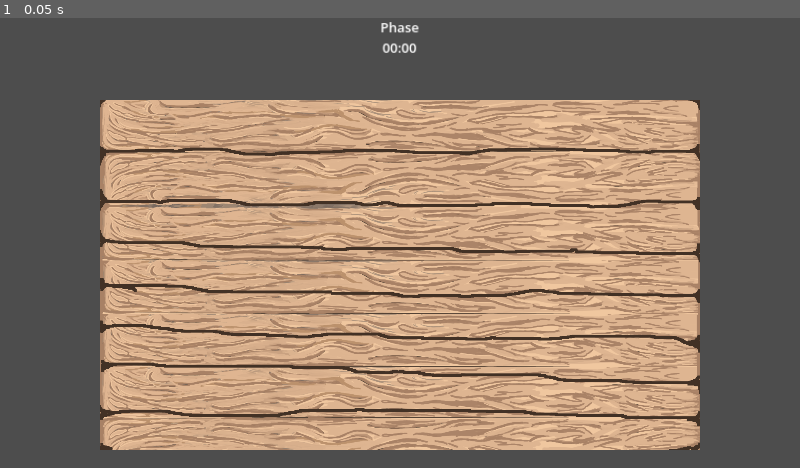
Above: before the commit, frame 1.
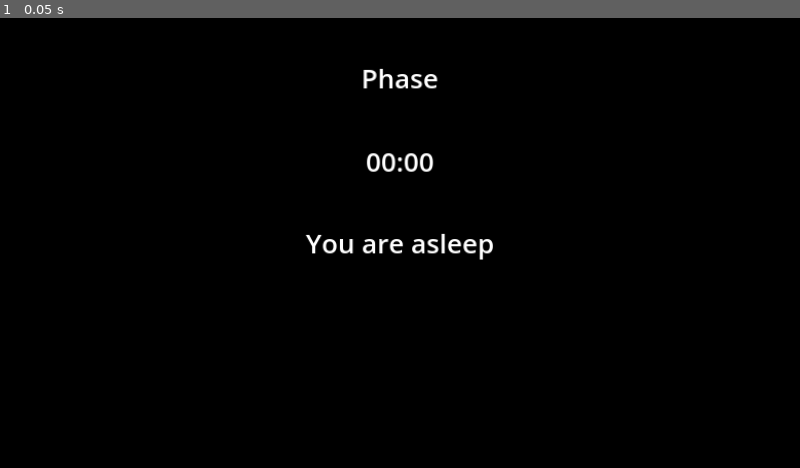
Above: after the commit, the same moment.

Repository: miikapalosaari/werewolfgame
Game: Godot game, scene res://scenes/MainScene.tscn
Same seed, same stepped clock (60 frames per second), same inputs: the game is played once before the commit and once after it. This scene is started directly instead of the project's main scene.
Inputs:
- Up to frame 1 (0.05 s): no input

The runs differ from the first frame. In frame 1, 100% of the frame differs, in the area x 0-100%, y 0-100%.

Commit message:
Päivitetty mainscenen ui:ta

Diff:
--- a/scenes/MainScene.tscn
+++ b/scenes/MainScene.tscn
@@ -74,7 +74,6 @@
 text = "Skip"
 
 [node name="CanvasLayer" type="CanvasLayer" parent="."]
-visible = false
 
 [node name="BlackoutOverlay" type="ColorRect" parent="CanvasLayer"]
 offset_right = 1920.0
@@ -103,13 +102,28 @@
 anchors_preset = 5
 anchor_left = 0.5
 anchor_right = 0.5
-offset_left = -41.0
-offset_top = 256.0
-offset_right = 41.0
-offset_bottom = 301.0
+offset_left = -82.0
+offset_top = 300.0
+offset_right = 82.0
+offset_bottom = 388.0
 grow_horizontal = 2
 theme_override_font_sizes/font_size = 64
 text = "00:00"
+horizontal_alignment = 1
+vertical_alignment = 1
+
+[node name="PhaseLabel" type="Label" parent="CanvasLayer/BlackoutOverlay"]
+layout_mode = 1
+anchors_preset = 5
+anchor_left = 0.5
+anchor_right = 0.5
+offset_left = -23.5
+offset_top = 100.0
+offset_right = 23.5
+offset_bottom = 123.0
+grow_horizontal = 2
+theme_override_font_sizes/font_size = 64
+text = "Phase"
 horizontal_alignment = 1
 vertical_alignment = 1
 
@@ -139,7 +153,7 @@
 [node name="BackgroundRect" type="ColorRect" parent="WinnerLayer"]
 offset_right = 1920.0
 offset_bottom = 1080.0
-color = Color(0.28485, 0.28485, 0.28485, 1)
+color = Color(0, 0, 0, 1)
 
 [node name="Label" type="Label" parent="WinnerLayer/BackgroundRect"]
 layout_mode = 1
--- a/scripts/MainScene.gd
+++ b/scripts/MainScene.gd
@@ -24,6 +24,11 @@
 @onready var fadeRect: ColorRect = $FadeCanvasLayer/FadeColorRect
 @onready var currentRoleAwake: Label = $CanvasLayer/BlackoutOverlay/Label
 
+func isSelfDead() -> bool:
+	var selfID = localState.get("selfID")
+	return localState.get("players", {}).get(selfID, {}).get("alive", true) == false
+
+
 func _ready():
 	if GameManager.pendingTimerStart.size() > 0:
 		var t = GameManager.pendingTimerStart
@@ -60,29 +65,47 @@
 	var nightInfo = state["nightInfo"]
 	updatePlayersInRect()
 	$TopUI/PhaseLabel.text = localState["phase"]
+	$CanvasLayer/BlackoutOverlay/PhaseLabel.text = localState["phase"]
+
+	if isSelfDead():
+		selectionMode = SelectionMode.NONE
+		isAwake = false
+		hideDayDecisionUI()
+		$CanvasLayer.visible = false
+		currentRoleAwake.text = ""
+		$TopLeftUI/RoleLabel.text = "Spectator"
+		$TopLeftUI/HintLabel.text = "You are dead. Watching the game."
+		if fadeTween:
+			fadeTween.kill()
+		fadeRect.visible = false
+		return
 
 	match localState["phase"]:
 		"Night":
 			hideDayDecisionUI()
 			if nightInfo["youAreAwake"]:
 				showNightHint(nightInfo)
+			else:
+				$TopLeftUI/RoleLabel.text = "Your role: " + str(localState["players"][localState["selfID"]].get("role", "unknown"))
+				$TopLeftUI/HintLabel.text = ""
+
 			if nightInfo.has("awakeRole") and nightInfo["awakeRole"] != "":
 				currentRoleAwake.text = "Role awake: " + nightInfo["awakeRole"]
 			else:
 				currentRoleAwake.text = ""
-			$TopLeftUI/RoleLabel.visible = true
-			$TopLeftUI/HintLabel.visible = true
 		"Day":
 			isAwake = true
 			selectionMode = SelectionMode.NONE
 			currentRoleAwake.text = ""
-			hideNightUI()
+			$TopLeftUI/RoleLabel.text = "Your role: " + str(localState["players"][localState["selfID"]].get("role", "unknown"))
+			$TopLeftUI/HintLabel.text = "Start vote or skip to next night"
 		"Voting":
 			isAwake = true
 			selectionMode = SelectionMode.VOTE
 			currentRoleAwake.text = ""
 			hideDayDecisionUI()
-			hideNightUI()
+			$TopLeftUI/RoleLabel.text = "Your role: " + str(localState["players"][localState["selfID"]].get("role", "unknown"))
+			$TopLeftUI/HintLabel.text = "Vote Player by clicking a player"
 
 func updatePlayersInRect() -> void:
 	# Clear previous players (except layout rectangle)
@@ -207,6 +230,9 @@
 		index += 1
 
 func onPlayerSelected(peerID: int) -> void:
+	if isSelfDead():
+		return
+
 	if not localState["players"][peerID]["alive"]:
 		print("Cannot select dead player")
 		return
@@ -266,12 +292,6 @@
 	$TopLeftUI/RoleLabel.text = "Your role: " + str(localState["players"][selfID].get("role", "unknown"))
 	$TopLeftUI/HintLabel.text = nightInfo.get("nightActionHint", "")
 
-
-func hideNightUI():
-	$TopLeftUI/RoleLabel.visible = false
-	$TopLeftUI/HintLabel.visible = false
-
-
 @rpc("any_peer")
 func clientSendSelection():
 	print("Client: ", multiplayer.get_unique_id(), " is sending selection: ", selectedPlayers)
@@ -300,6 +320,8 @@
 			fadeIn(remainingSeconds)
 
 func fadeOut(duration: float):
+	if isSelfDead():
+		return
 	if fadeTween:
 		fadeTween.kill()
 
@@ -310,6 +332,8 @@
 	fadeTween.tween_property(fadeRect, "modulate:a", 1.0, duration)
 
 func fadeIn(duration: float):
+	if isSelfDead():
+		return
 	if fadeTween:
 		fadeTween.kill()
 
@@ -347,6 +371,8 @@
 
 @rpc("any_peer")
 func requestDayDecision():
+	if isSelfDead():
+		return
 	print("Client: Server requests day decision")
 	$DayDecisionsUI/StartVoteButton.visible = true
 	$DayDecisionsUI/SkipButton.visible = true
@@ -359,12 +385,14 @@
 func sleepClient():
 	isAwake = false
 	selectionMode = SelectionMode.NONE
-	$CanvasLayer.visible = true
+	if not isSelfDead():
+		$CanvasLayer.visible = true
 
 func wakeClient():
 	isAwake = true
 	selectionMode = SelectionMode.NIGHT_ACTION
-	$CanvasLayer.visible = false
+	if not isSelfDead():
+		$CanvasLayer.visible = false
 
 func showGameOver(winner: String):
 	$WinnerLayer/BackgroundRect/Label.text = winner + " Won!"
